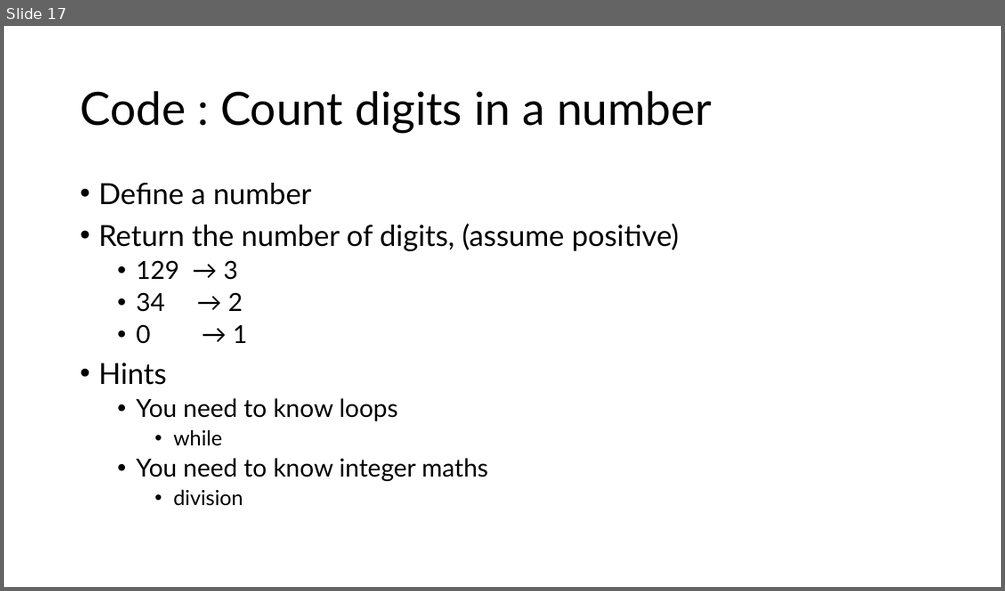
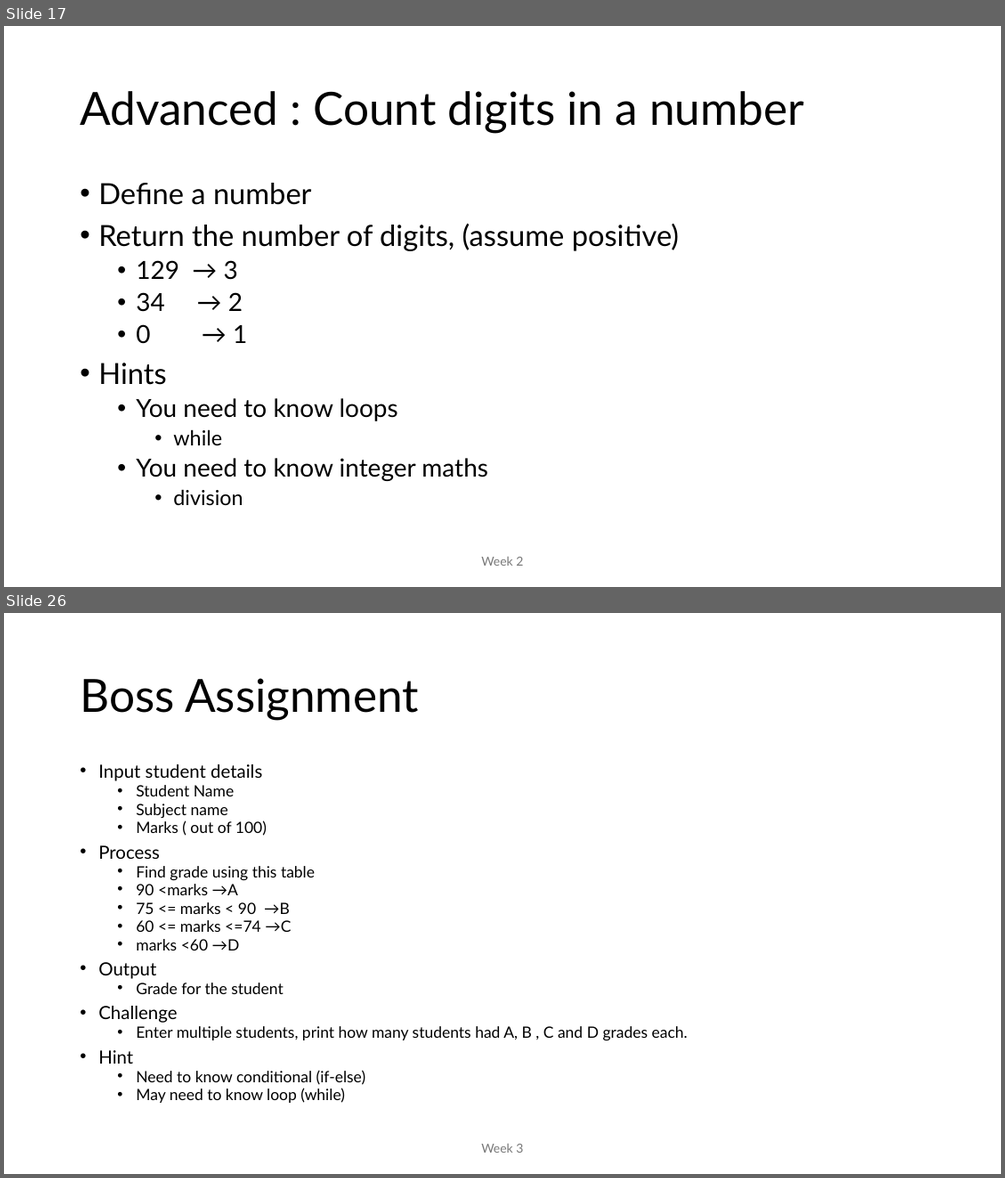
Before and after one commit to MoklaEducation/ems_fall_2025_cpp101, a slide deck: all/Intro to Programming_all.pptx. Shown one above the other, each under a label of ours: slide 17 before the commit, slides 17 and 26 after it; the slides between them are not shown. The pictures are 1005x591 and 1005x1178 pixels, drawn with LibreOffice and Linux fonts; fonts in the diff are those of the drawing. Boxes give left, top, right and bottom in pixels: in the first picture for what was removed or moved away, otherwise in the second. Text is boxed around its words. In the diff, an @@ line names an element or a change of style, - is before the commit and + after.

```diff
--- a/all/Intro to Programming_all.pptx
+++ b/all/Intro to Programming_all.pptx
@@ slide 26 added at (4, 613, 1001, 1174), background #FFFFFF @@
@@ title added at (80, 678, 419, 720), 44 pt, text #000000 @@
+Boss Assignment
@@ text added at (98, 764, 688, 1103), 15 pt, text #000000 @@
+• Input student details
+  • Student Name
+  • Subject name
+  • Marks ( out of 100)
+• Process
+  • Find grade using this table
+  • 90 <marks →A
+  • 75 <= marks < 90 →B
+  • 60 <= marks <=74 →C
+  • marks <60 →D
+• Output
+  • Grade for the student
+• Challenge
+  • Enter multiple students, print how many students had A, B , C and D grades each.
+• Hint
+  • Need to know conditional (if-else)
+  • May need to know loop (while)
@@ text added at (481, 1143, 523, 1152), 12 pt, text #797979 @@
+Week 3
@@ slide 17 changed as well @@
@@ title at (80, 91, 804, 133): text changed @@
-Code : Count digits in a number
+Advanced : Count digits in a number
@@ text added at (481, 556, 523, 565), 12 pt, text #797979 @@
+Week 2
```
Also in this commit, not shown: 16 other slides changed, 9 other slides added, 2 other files.
